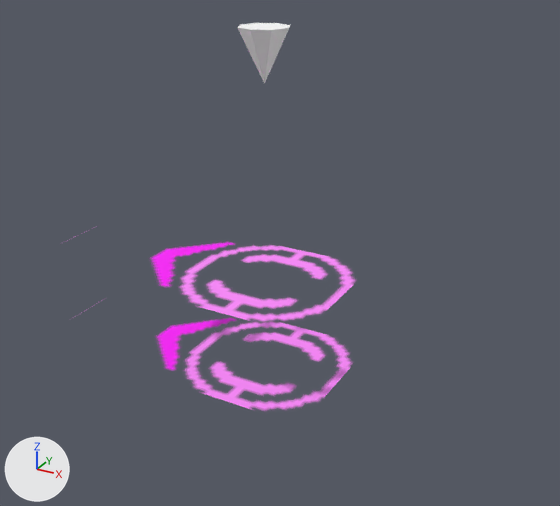
An edit to the FBX model arm9/art/cursor.fbx, drawn before and after from the same camera.
The view is the same before and after, from a camera (50 mm lens) standing at (6.43, -11.16, 7.04) and looking at (0.37, -0.15, 1.54). Arrows for +X, +Y and +Z are at lower left; the lights stay in place.
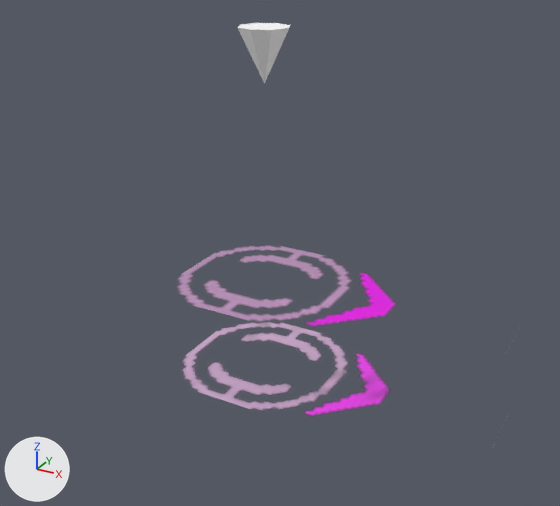
The change, as a diff of the scene's bpy script:
```diff
--- a/arm9/art/cursor.fbx.py
+++ b/arm9/art/cursor.fbx.py
@@ img_cursor_t2bpp_png @@
+img_cursor_t2bpp_png = load_image('cursor.t2bpp.png', 'textures/cursor.t2bpp.png', 32, 64, 'Non-Color')
@@ mat_cursor @@
 n2 = _N.new('ShaderNodeTexImage'); n2.name = 'Image Texture'
-n2.image = img_cursor_png
+n2.image = img_cursor_t2bpp_png
+n3 = _N.new('ShaderNodeTexImage'); n3.name = 'Image Texture.001'
+n3.image = img_cursor_t2bpp_png
 _L.new(n2.outputs[0], n0.inputs[0])  # 'Color' to 'Base Color'
@@ mat_cursor @@
 n0 = _N.new('ShaderNodeBsdfPrincipled'); n0.name = 'Principled BSDF'
 _L.new(n0.outputs[0], n1.inputs[0])  # 'BSDF' to 'Surface'
+_L.new(n3.outputs[0], n0.inputs[18])  # 'Color' to 'Transmission Weight'
@@ ob_cube @@
 ob_cube.location = (0.0, 0.0, 0.0)
-ob_cube.rotation_euler = (0.0, 0.0, -3.142)  # degrees (0, 0, -180)
 ob_cube.scale = (0.75, 0.75, 1.75)
```

Location of each change, [x1, y1, x2, y2] in pixels of the pictures (560 x 506 px):
'Cube', surface changed, turned: before [152, 23, 354, 410]; after [178, 23, 395, 415]
